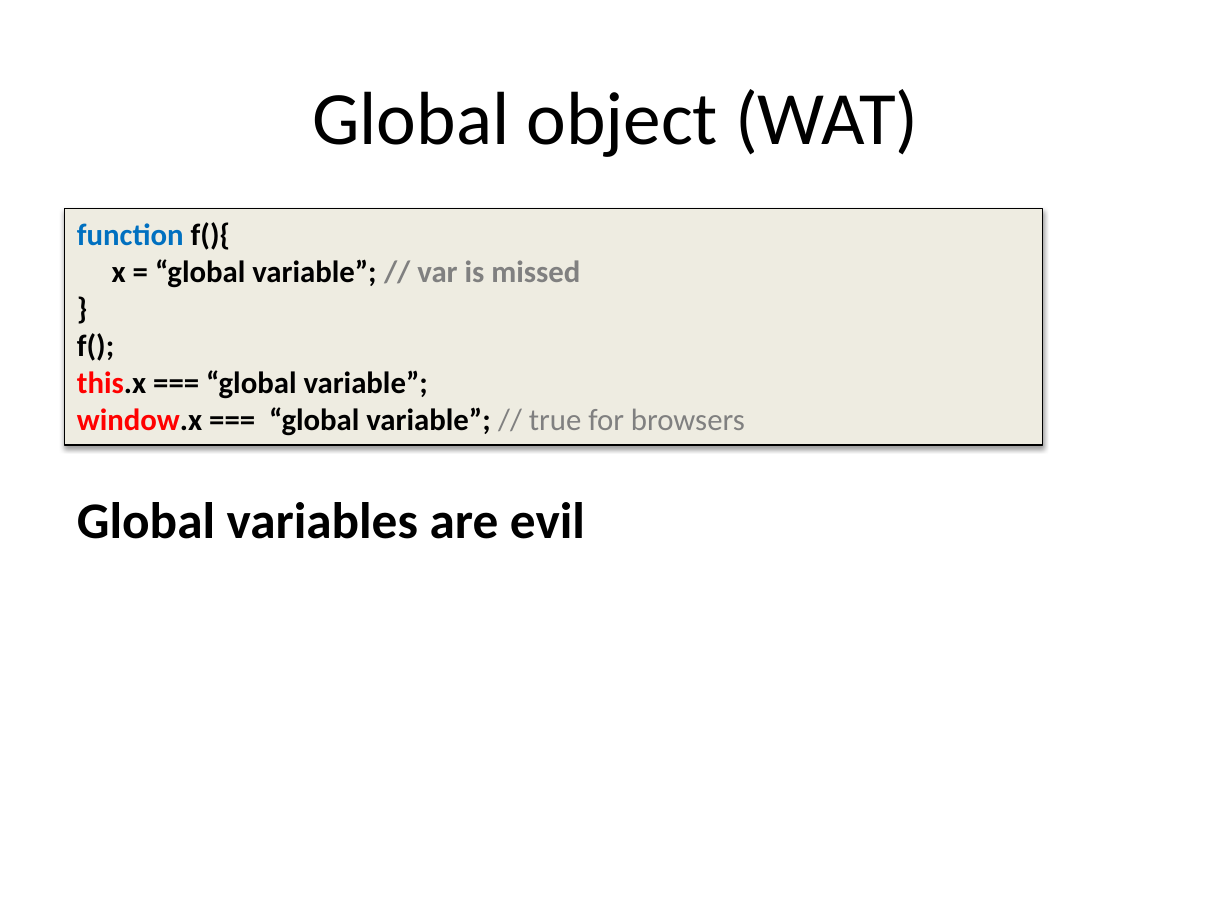
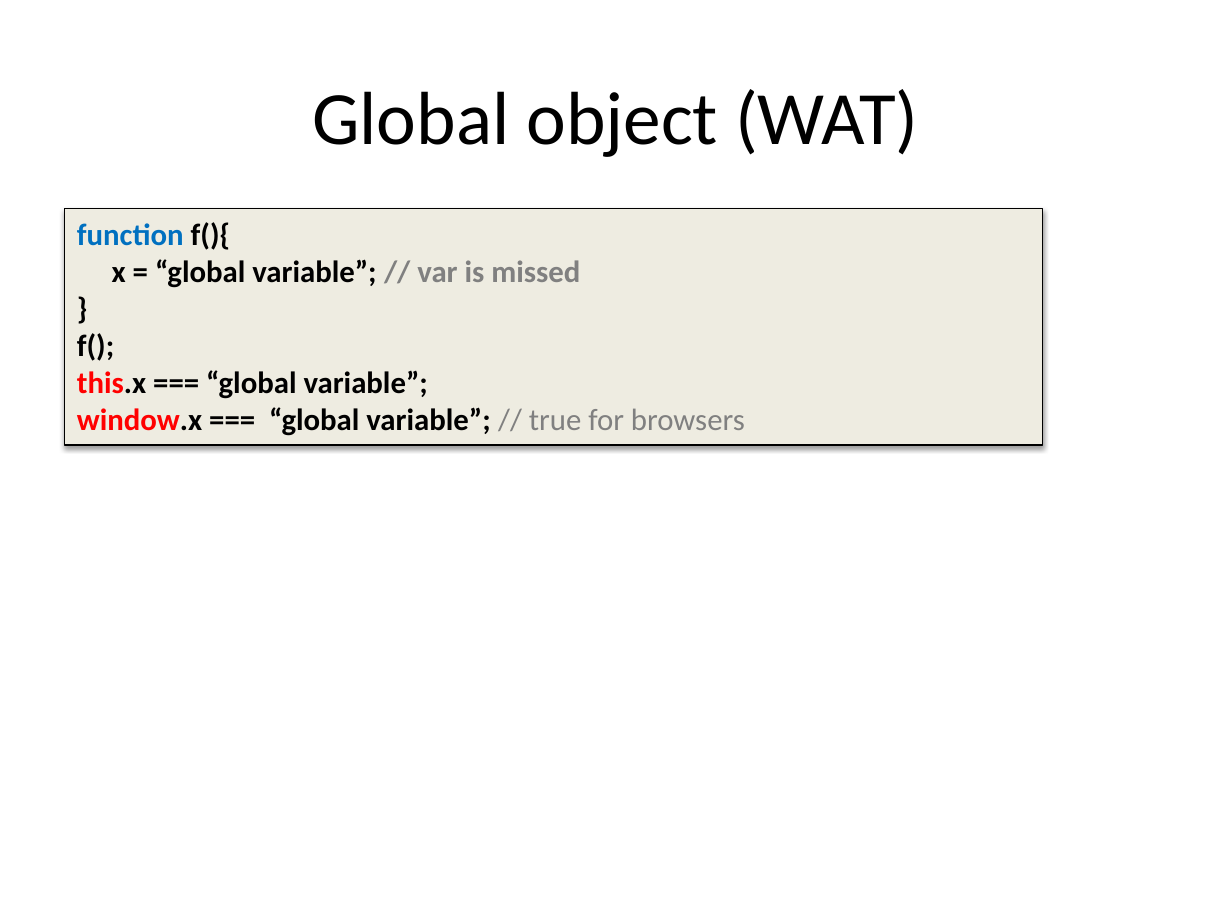
Before and after one commit to dzmitry-varabei/front-end-course, a slide deck: slide 28 of lecture-3-recap-scope/scope.pptx. Drawn at 1232x924 pixels with LibreOffice and Linux fonts; fonts in the diff are those of the drawing. Boxes give left, top, right and bottom in pixels: in the first picture for what was removed or moved away, otherwise in the second. Text is boxed around its words. In the diff, an @@ line names an element or a change of style, - is before the commit and + after.

Commit message:
update

```diff
--- a/lecture-3-recap-scope/scope.pptx
+++ b/lecture-3-recap-scope/scope.pptx
@@ text removed at [77,502,585,539] @@
-Global variables are evil
```
Also in this commit, not shown: 2 slides added.
